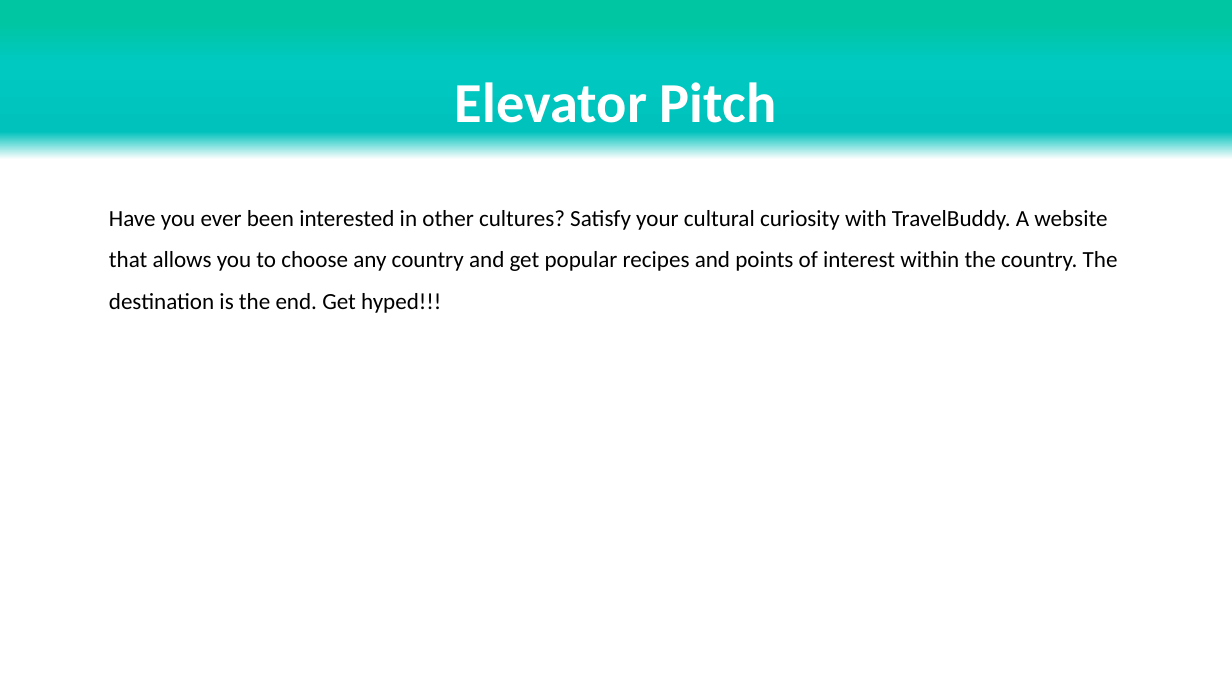
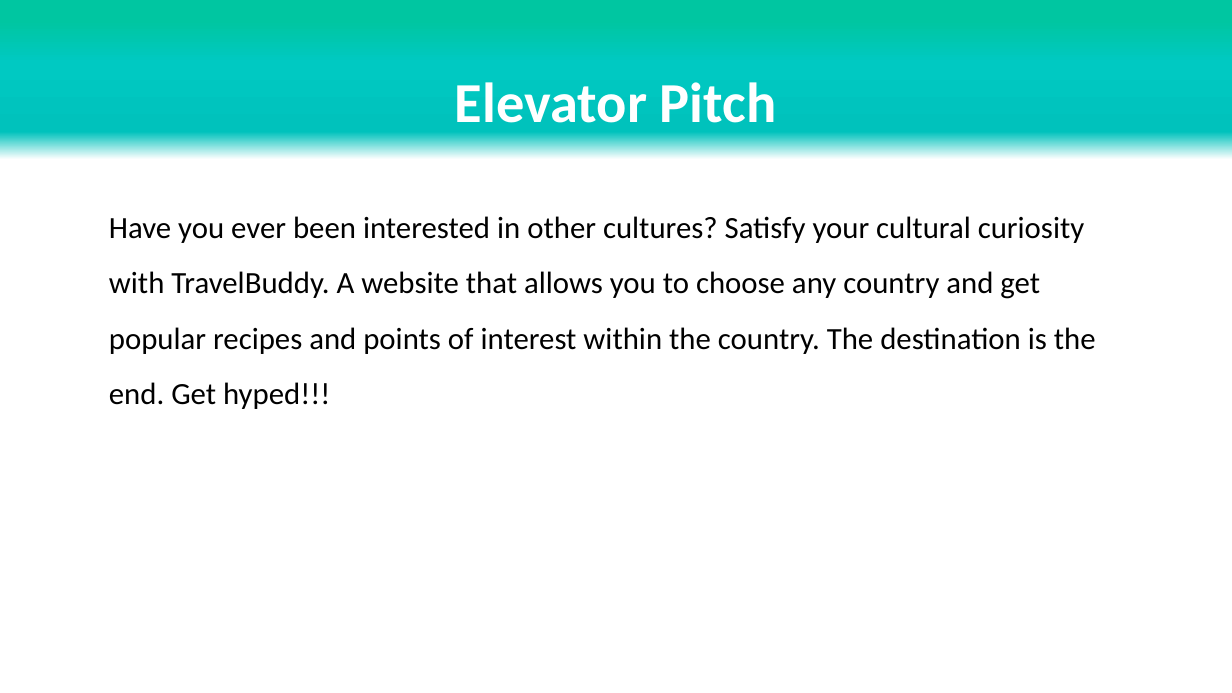
Before and after one commit to stadds/TravelBuddy, a slide deck: slide 2 of Project1-Presentation.pptx. Drawn at 1232x693 pixels with LibreOffice and Linux fonts; fonts in the diff are those of the drawing. Boxes give left, top, right and bottom in pixels: in the first picture for what was removed or moved away, otherwise in the second. Text is boxed around its words. In the diff, an @@ line names an element or a change of style, - is before the commit and + after.

```diff
--- a/Project1-Presentation.pptx
+++ b/Project1-Presentation.pptx
@@ text "Have you ever been interested ..." at box(109, 216, 1096, 409): size 18 to 24 pt @@
```
Also in this commit, not shown: 1 slide added.
